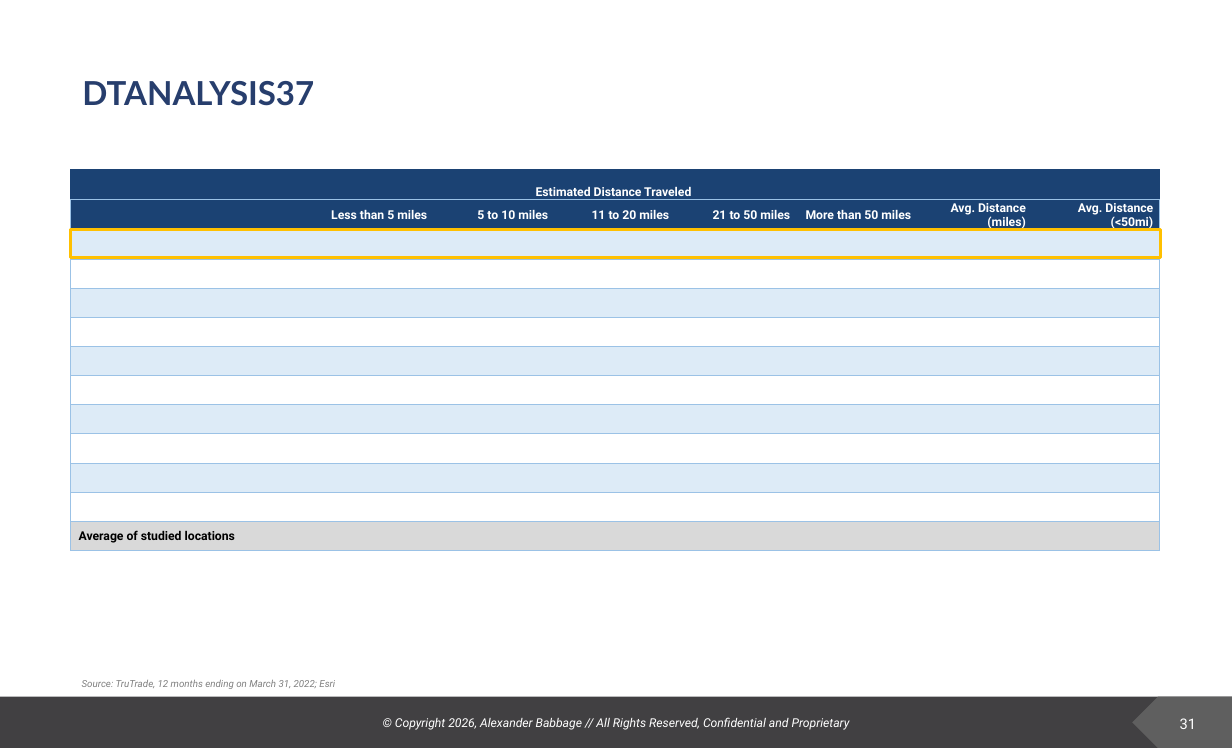
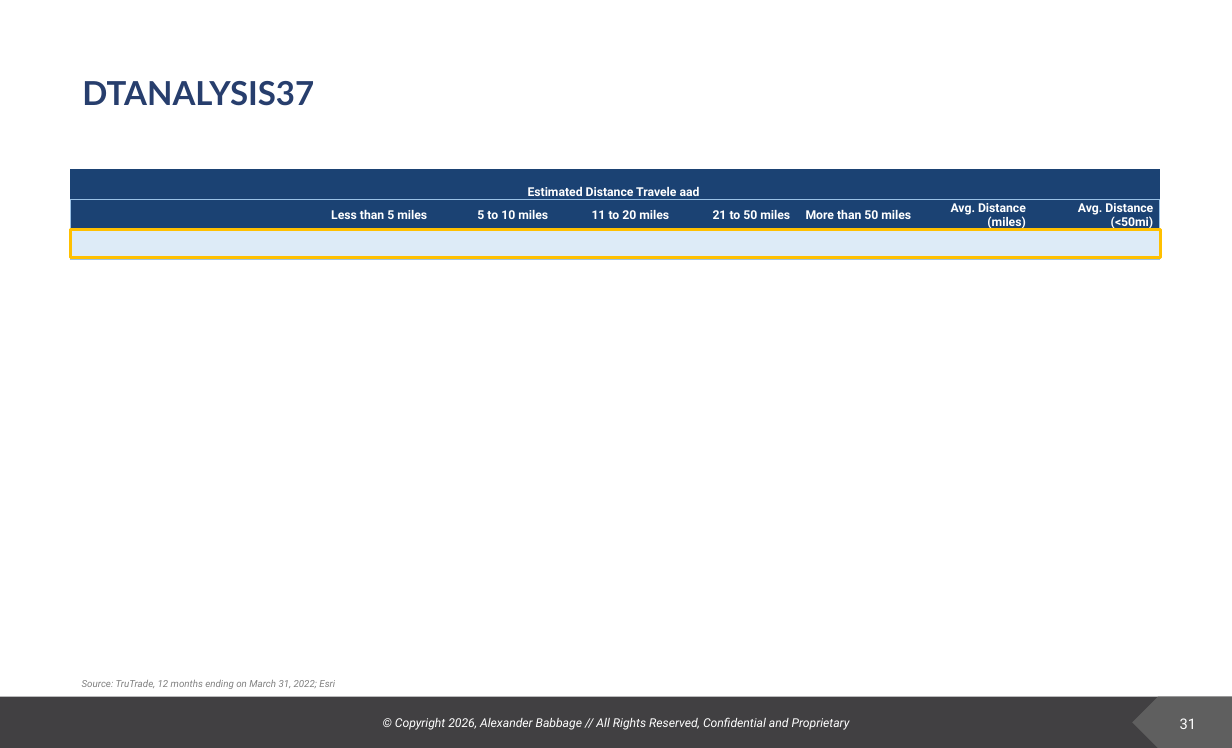
Before and after one commit to deeemdeeem/tt-report-automation, a slide deck: slide 31 of TT_report.pptx. Drawn at 1232x748 pixels with LibreOffice and Linux fonts; fonts in the diff are those of the drawing; background and template pictures are left out. Boxes give left, top, right and bottom in pixels: in the first picture for what was removed or moved away, otherwise in the second. Text is boxed around its words. In the diff, an @@ line names an element or a change of style, - is before the commit and + after.

```diff
--- a/TT_report.pptx
+++ b/TT_report.pptx
@@ table at (70, 169, 1162, 260) @@
-row 1, column 1: Estimated Distance Traveled
+row 1, column 1: Estimated Distance Travele aad
-row 4:  |  |  |  |  |  |  | 
-row 5:  |  |  |  |  |  |  | 
-row 6:  |  |  |  |  |  |  | 
-row 7:  |  |  |  |  |  |  | 
-row 8:  |  |  |  |  |  |  | 
-row 9:  |  |  |  |  |  |  | 
-row 10:  |  |  |  |  |  |  | 
-row 11:  |  |  |  |  |  |  | 
-row 12:  |  |  |  |  |  |  | 
-row 13: Average of studied locations |  |  |  |  |  |  | 
```
Also in this commit, not shown: 6 other slides changed, 1 other file.
